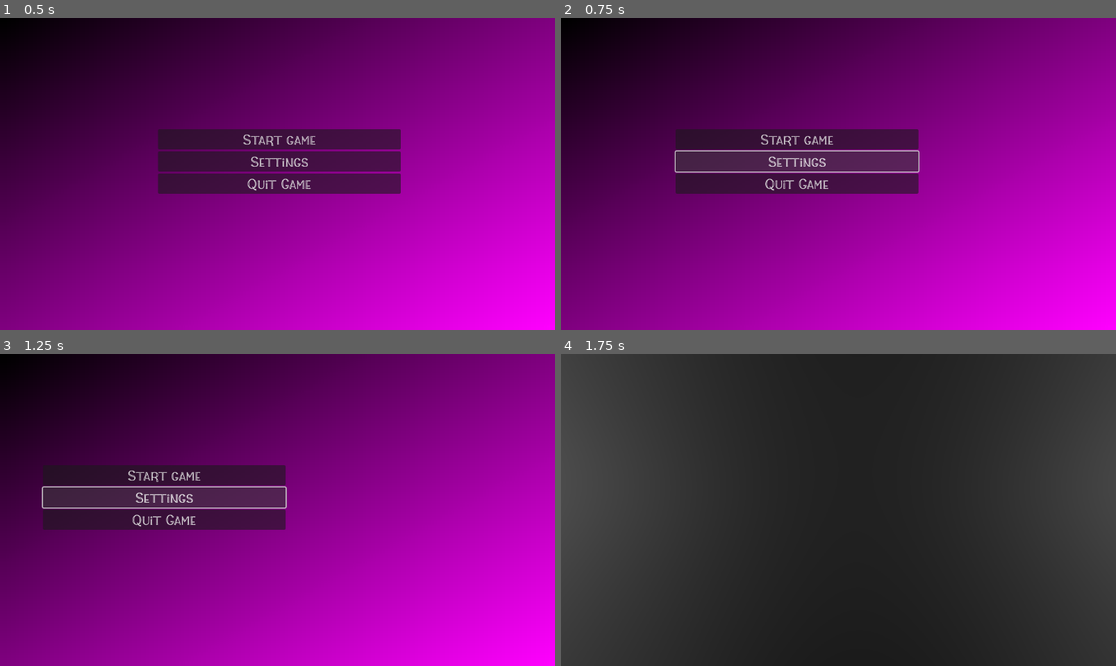
Above: before the commit, frames 1-4 (two rows, left to right).
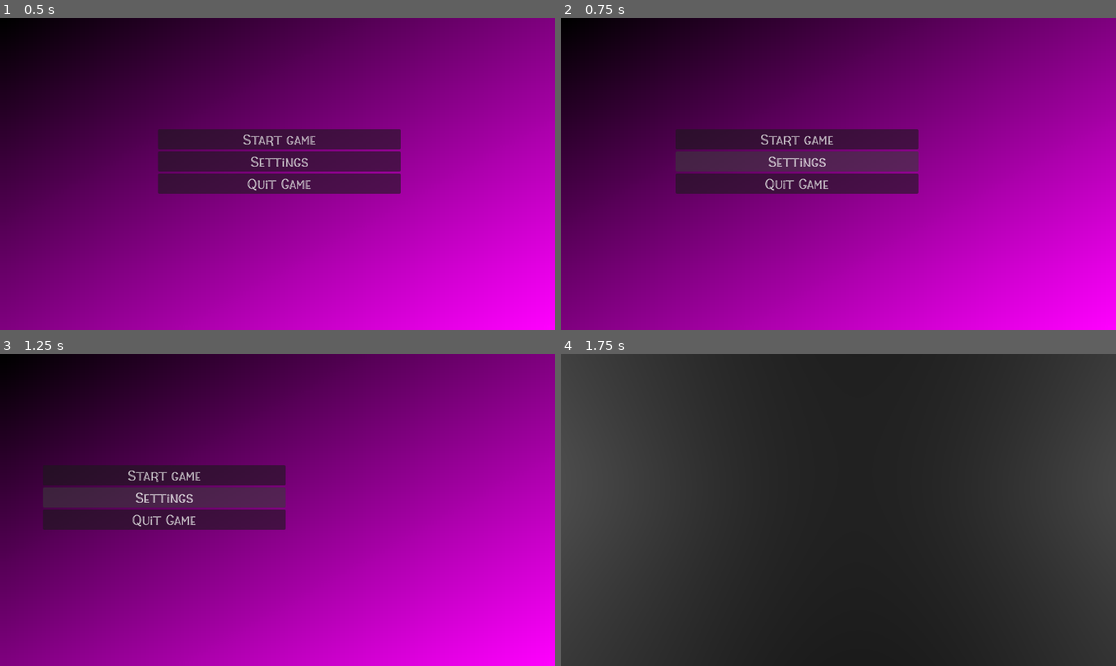
Above: after the commit, the same moments.

Repository: JoonaKhr/3DSpook
Game: Godot game, scene res://Scenes/menu.tscn
Two runs of this game, one before a commit and one after it. Both use one fixed random seed, a clock stepped at 60 frames per second and the inputs below.
Inputs:
- Up to frame 1 (0.5 s): no input
- Up to frame 2 (0.75 s): click "Settings" at 0.5 s
- Up to frame 3 (1.25 s): no input
- Up to frame 4 (1.75 s): click "Start game" at 1.25 s

Frame 1 is identical in both runs. In frame 2, 0.4% of the frame differs, in the area x 20-65%, y 42-50%; in frame 3, 0.4%; in frame 4, nothing differs.

Commit message:
More menu bs

Diff:
--- a/Scenes/Objects/volume.tscn
+++ b/Scenes/Objects/volume.tscn
@@ -12,6 +12,7 @@
 grow_vertical = 2
 max_value = 1.0
 step = 0.05
+value = 1.0
 script = ExtResource("1_n3ggg")
 
 [connection signal="mouse_exited" from="." to="." method="_on_mouse_exited"]
--- a/Scenes/menu.tscn
+++ b/Scenes/menu.tscn
@@ -1,12 +1,16 @@
-[gd_scene load_steps=9 format=3 uid="uid://1jqm8vepx55q"]
+[gd_scene load_steps=11 format=3 uid="uid://1jqm8vepx55q"]
 
 [ext_resource type="FontFile" uid="uid://fq1ry0peb8j6" path="res://Resources/WitchkinFree.otf" id="1_u620l"]
 [ext_resource type="Script" path="res://Scripts/menu.gd" id="1_x7whk"]
 [ext_resource type="PackedScene" uid="uid://dlvvc6xxkthxq" path="res://Scenes/Objects/volume.tscn" id="3_6ojtw"]
+[ext_resource type="AudioStream" uid="uid://dbtl0kyfe47kg" path="res://Resources/Music/Ambient Nothingness Main.ogg" id="4_1j1xb"]
+
+[sub_resource type="StyleBoxEmpty" id="StyleBoxEmpty_6jsko"]
 
 [sub_resource type="Theme" id="Theme_j1vl8"]
 default_font = ExtResource("1_u620l")
 default_font_size = 30
+Button/styles/focus = SubResource("StyleBoxEmpty_6jsko")
 
 [sub_resource type="Gradient" id="Gradient_wsycn"]
 colors = PackedColorArray(0, 0, 0, 1, 1, 0, 1, 1)
@@ -143,27 +147,44 @@
 layout_mode = 2
 bus_name = "Sfx"
 
-[node name="Apply" type="Button" parent="SettingsPanel"]
-layout_mode = 1
-anchors_preset = 7
-anchor_left = 0.5
-anchor_top = 1.0
-anchor_right = 0.5
-anchor_bottom = 1.0
-offset_left = -224.0
-offset_top = -112.0
-offset_right = -141.0
-offset_bottom = -70.0
-grow_horizontal = 2
-grow_vertical = 0
+[node name="HBoxContainer" type="HBoxContainer" parent="SettingsPanel"]
+layout_mode = 2
+offset_left = 64.0
+offset_top = 536.0
+offset_right = 512.0
+offset_bottom = 578.0
+alignment = 1
+
+[node name="Apply" type="Button" parent="SettingsPanel/HBoxContainer"]
+layout_mode = 2
 text = "Apply"
+
+[node name="VSeparator" type="VSeparator" parent="SettingsPanel/HBoxContainer"]
+modulate = Color(1, 1, 1, 0)
+layout_mode = 2
+size_flags_horizontal = 3
+
+[node name="Close" type="Button" parent="SettingsPanel/HBoxContainer"]
+layout_mode = 2
+text = "Close"
 
 [node name="MenuAnimations" type="AnimationPlayer" parent="."]
 libraries = {
 "": SubResource("AnimationLibrary_vbjjm")
 }
 
+[node name="bgm" type="AudioStreamPlayer" parent="."]
+stream = ExtResource("4_1j1xb")
+autoplay = true
+bus = &"Music"
+
+[connection signal="mouse_exited" from="BtnCont/Start" to="." method="_on_btn_mouse_exited"]
 [connection signal="pressed" from="BtnCont/Start" to="." method="_on_start_pressed"]
+[connection signal="mouse_exited" from="BtnCont/Settings" to="." method="_on_btn_mouse_exited"]
 [connection signal="pressed" from="BtnCont/Settings" to="." method="_on_settings_pressed"]
+[connection signal="mouse_exited" from="BtnCont/Quit" to="." method="_on_btn_mouse_exited"]
 [connection signal="pressed" from="BtnCont/Quit" to="." method="_on_quit_pressed"]
-[connection signal="pressed" from="SettingsPanel/Apply" to="." method="_on_apply_pressed"]
+[connection signal="mouse_exited" from="SettingsPanel/HBoxContainer/Apply" to="." method="_on_btn_mouse_exited"]
+[connection signal="pressed" from="SettingsPanel/HBoxContainer/Apply" to="." method="_on_apply_pressed"]
+[connection signal="mouse_exited" from="SettingsPanel/HBoxContainer/Close" to="." method="_on_btn_mouse_exited"]
+[connection signal="pressed" from="SettingsPanel/HBoxContainer/Close" to="." method="_on_close_pressed"]
--- a/Scripts/menu.gd
+++ b/Scripts/menu.gd
@@ -32,3 +32,11 @@
 	config.set_value("volume", "Sfx", $SettingsPanel/VolumeCont/Sfx.value)
 
 	config.save("user://settings.ini")
+
+
+func _on_close_pressed():
+	$MenuAnimations.play_backwards("Settings")
+
+
+func _on_btn_mouse_exited():
+	release_focus()
Not shown, added: Resources/Music/Ambient Nothingness Main.ogg.import
Not shown, added: Resources/Music/Ambient Nothingness Main.ogg
